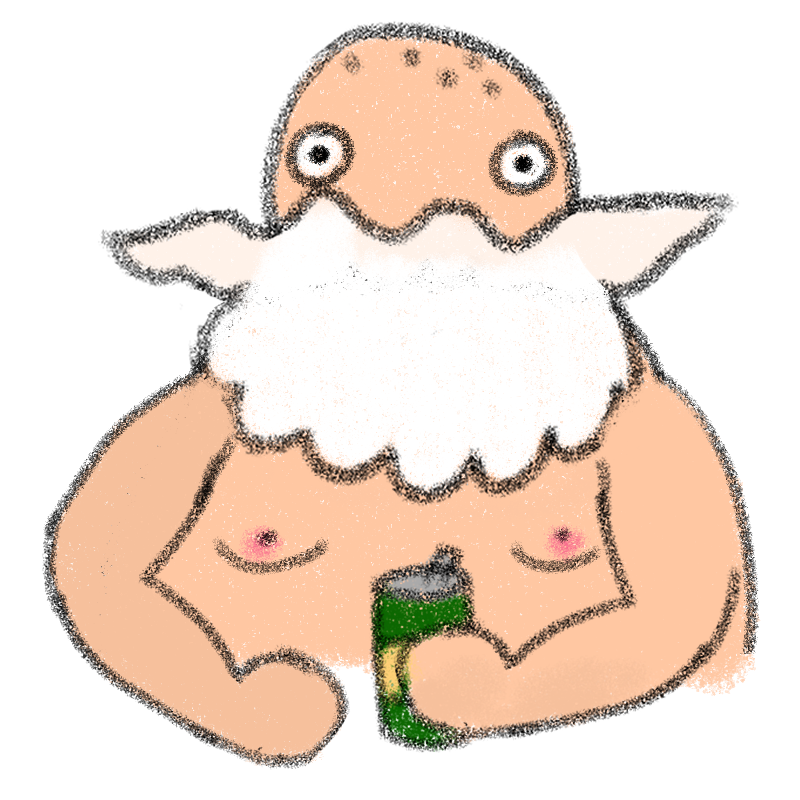
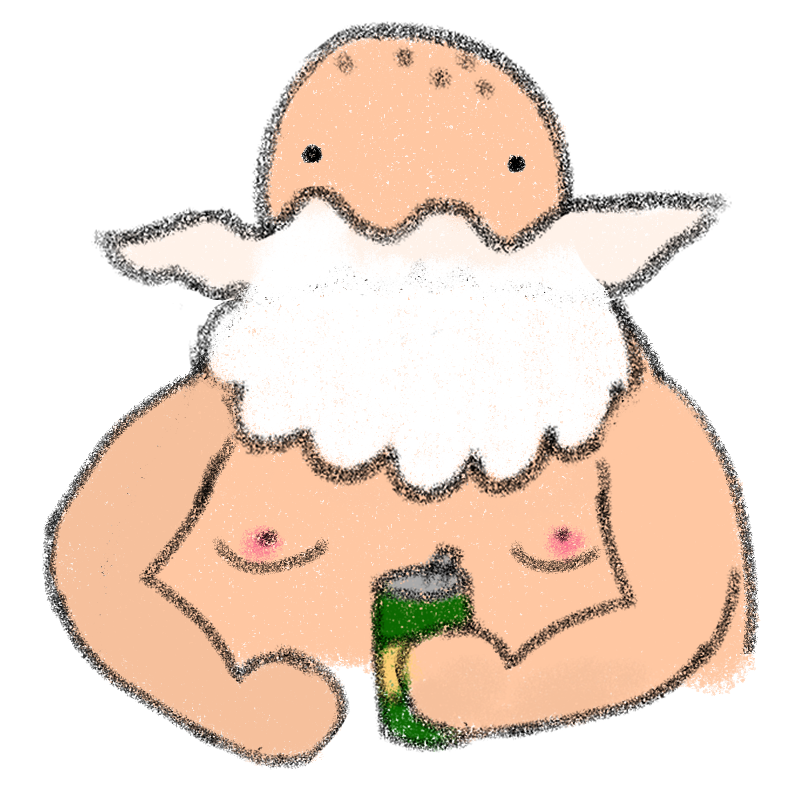
Before/after of a 800 x 800 layered artwork. What changed in the layer stack:
painted on "Capa 1 - copia" over [91, 21, 733, 312]
removed layer "Capa 6" from group "francis barba" over [203, 227, 634, 312]
painted on "Capa 1 - copia 2" over [97, 21, 739, 668]
removed layer "Capa 2" from group "francis cuerpo" over [97, 33, 739, 668]
